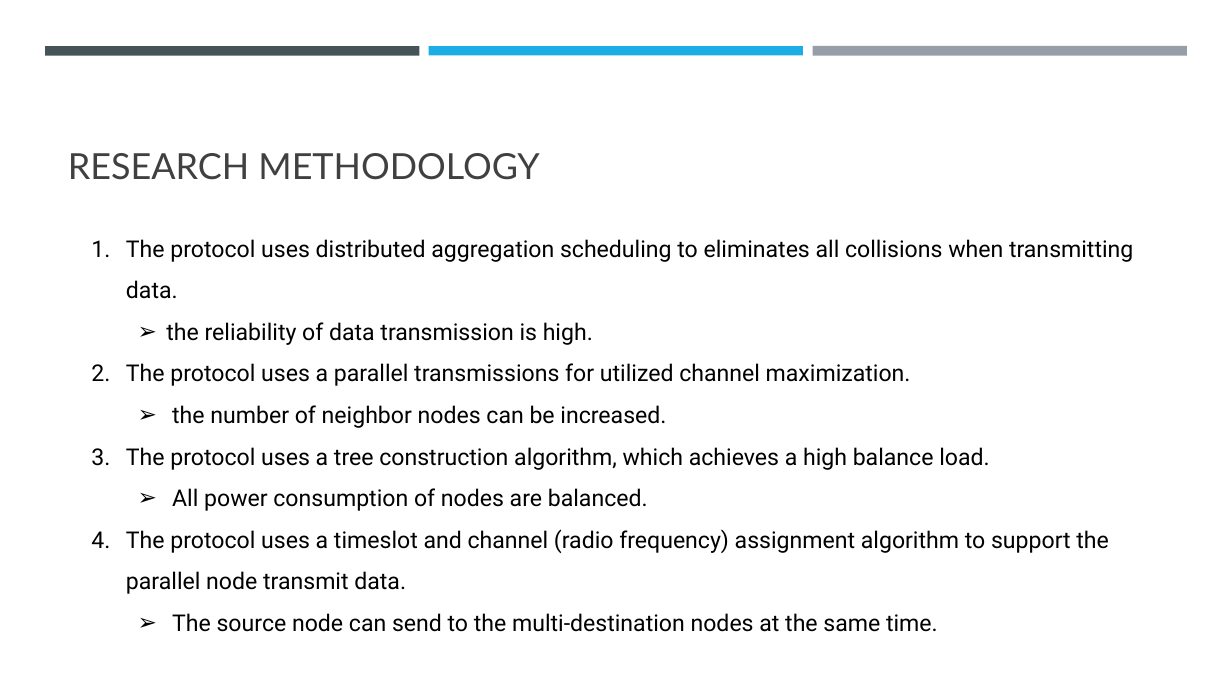
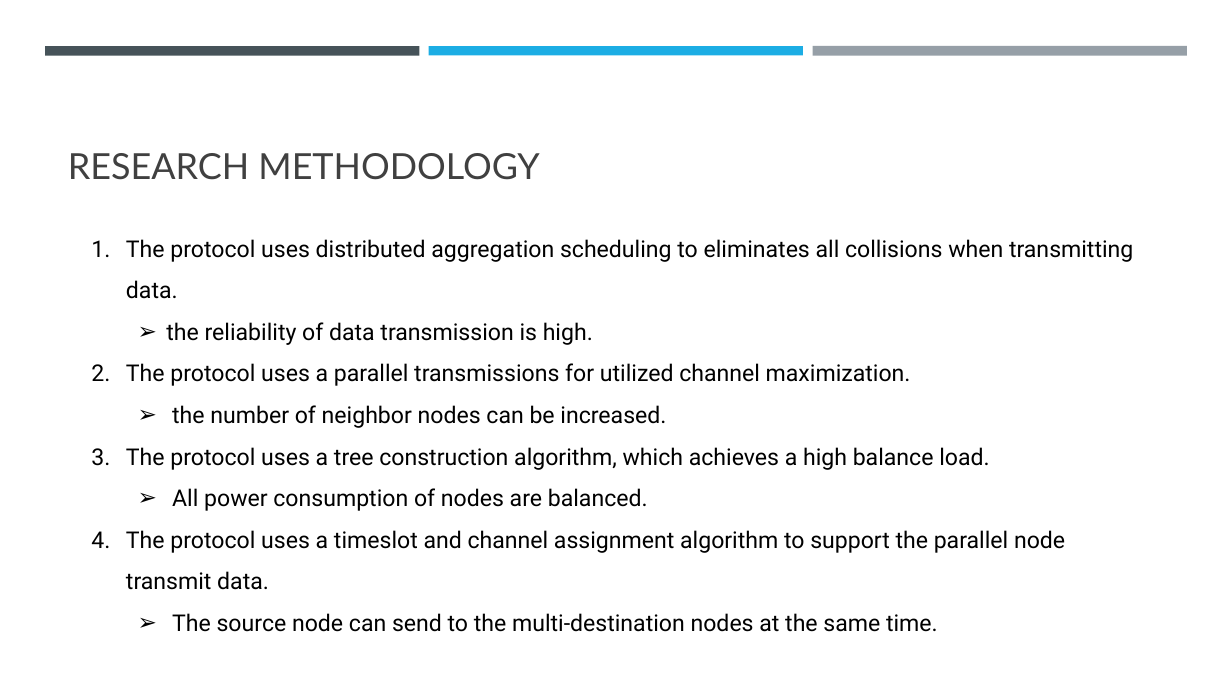
Before and after one commit to Wanarut/Review_literature, a slide deck: slide 10 of Multi-Hop LoRa Network Protocol with Minimized Latency.pptx (slide 8 before the commit). Drawn at 1232x693 pixels with LibreOffice and Linux fonts; fonts in the diff are those of the drawing. Boxes give left, top, right and bottom in pixels: in the first picture for what was removed or moved away, otherwise in the second. Text is boxed around its words. In the diff, an @@ line names an element or a change of style, - is before the commit and + after.

```diff
--- a/Multi-Hop LoRa Network Protocol with Minimized Latency.pptx
+++ b/Multi-Hop LoRa Network Protocol with Minimized Latency.pptx
@@ text at <box>126,530,1065,590</box>: text changed @@
-4. The protocol uses a timeslot and channel (radio frequency) assignment algorithm to support the parallel node transmit data.
+4. The protocol uses a timeslot and channel assignment algorithm to support the parallel node transmit data.
```
Also in this commit, not shown: 6 other slides changed, 12 slides added, 1 slide removed, 1 other file.
